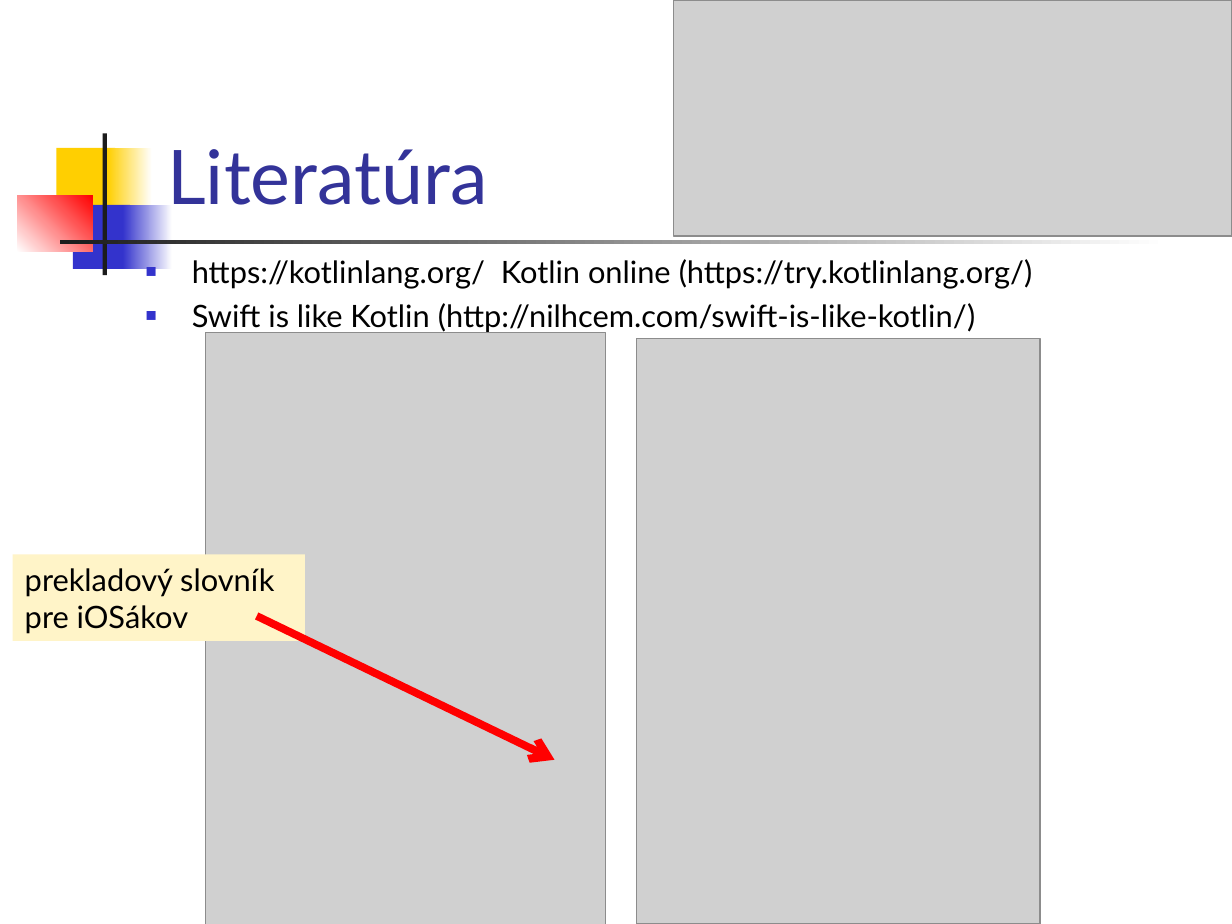
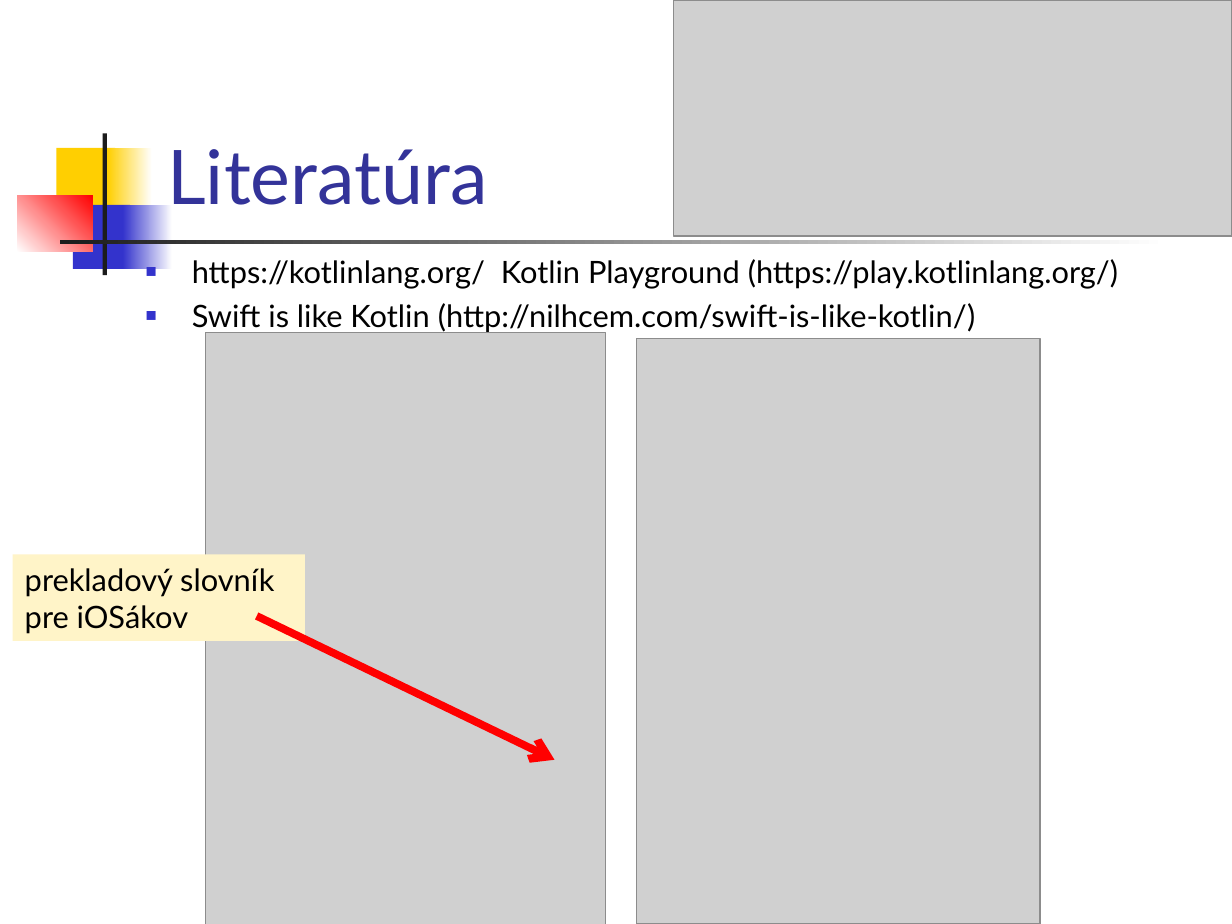
Before and after one commit to vmandro/Prednasky, a slide deck: slide 5 of 02/02_Kotlin.ppt. Drawn at 1232x924 pixels with LibreOffice and Linux fonts; fonts in the diff are those of the drawing; grey boxes stand for pictures. Boxes give left, top, right and bottom in pixels: in the first picture for what was removed or moved away, otherwise in the second. Text is boxed around its words. In the diff, an @@ line names an element or a change of style, - is before the commit and + after.

```diff
--- a/02/02_Kotlin.ppt
+++ b/02/02_Kotlin.ppt
@@ text at bbox=[192, 259, 1118, 289]: text changed @@
-■ https://kotlinlang.org/ Kotlin online (https://try.kotlinlang.org/)
+■ https://kotlinlang.org/ Kotlin Playground (https://play.kotlinlang.org/)
```
Also in this commit, not shown: 4 other slides changed, 5 slides added, 1 other file.
